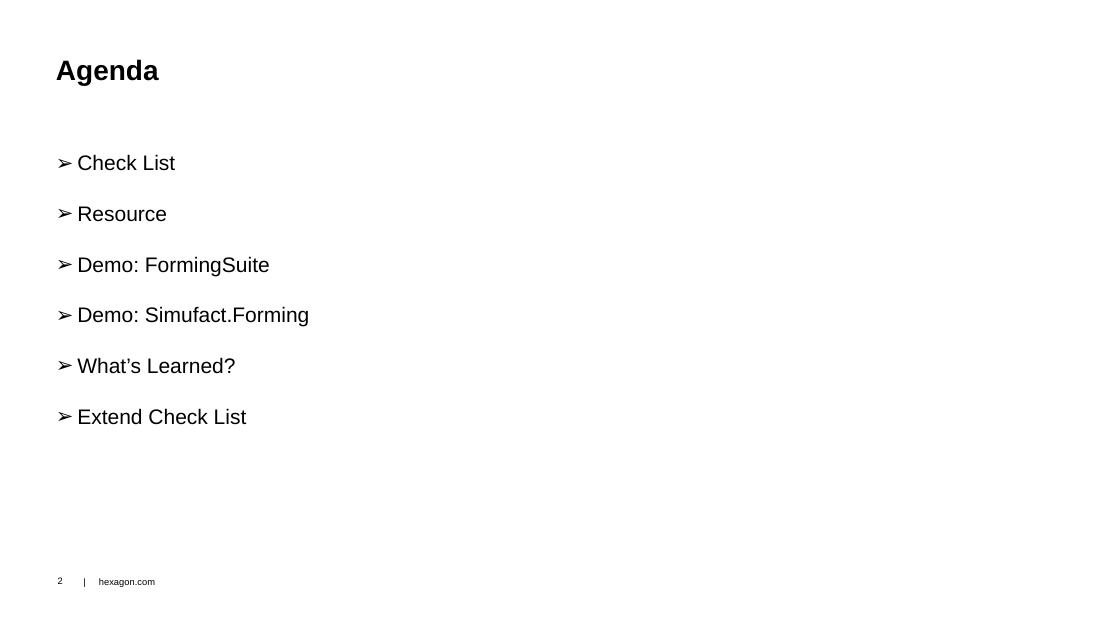
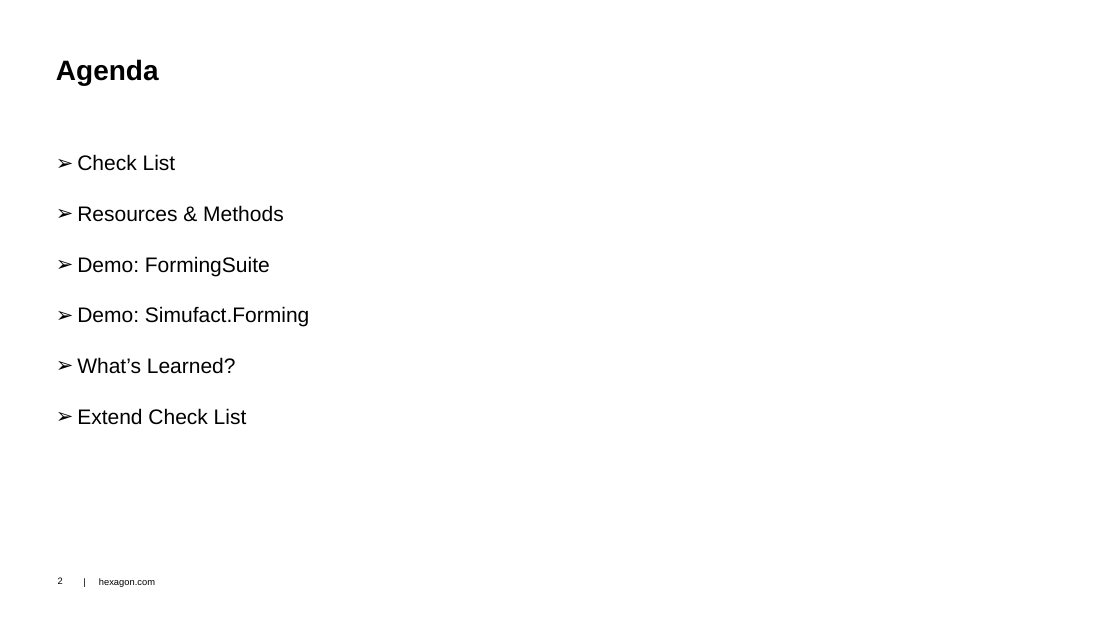
Before and after one commit to dongzgh/protos-vmccopilot, a slide deck: slide 2 of docs/VMC Hackathon 2024 - VMC.Chatbot - Demo.pptx. Drawn at 1120x630 pixels with LibreOffice and Linux fonts; fonts in the diff are those of the drawing; background and template pictures are left out. Boxes give left, top, right and bottom in pixels: in the first picture for what was removed or moved away, otherwise in the second. Text is boxed around its words. In the diff, an @@ line names an element or a change of style, - is before the commit and + after.

```diff
--- a/docs/VMC Hackathon 2024 - VMC.Chatbot - Demo.pptx
+++ b/docs/VMC Hackathon 2024 - VMC.Chatbot - Demo.pptx
@@ text at bbox=[77, 205, 284, 222]: text changed @@
-➢ Resource
+➢ Resources & Methods
```
Also in this commit, not shown: 3 other slides changed, 2 slides added, 1 slide removed.
